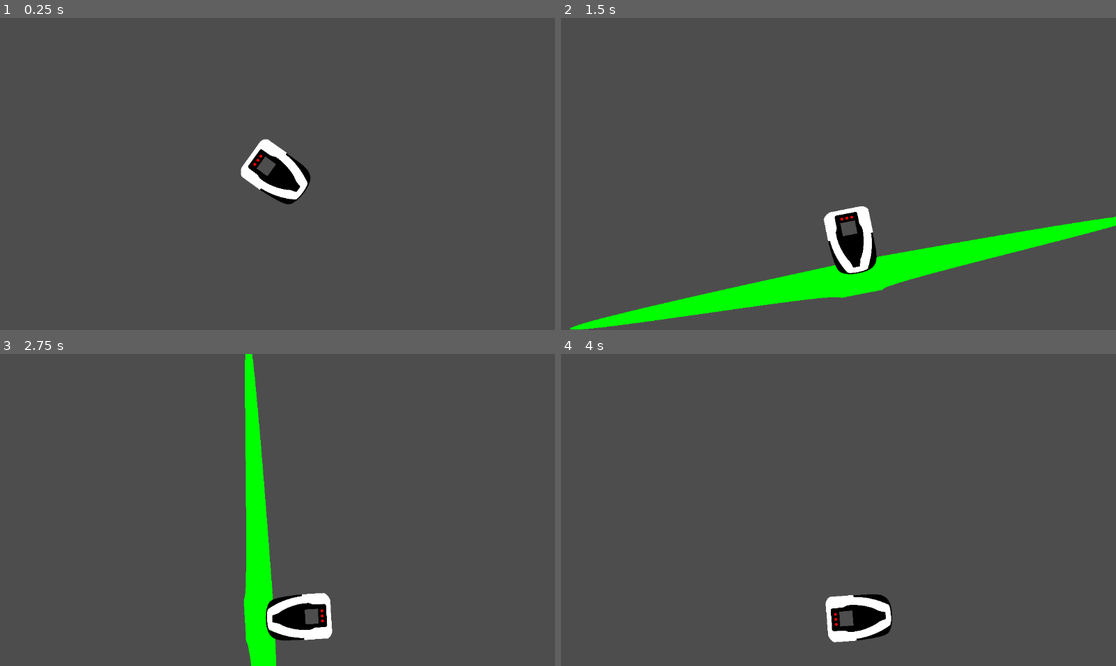
Above: before the commit, frames 1-4 (two rows, left to right).
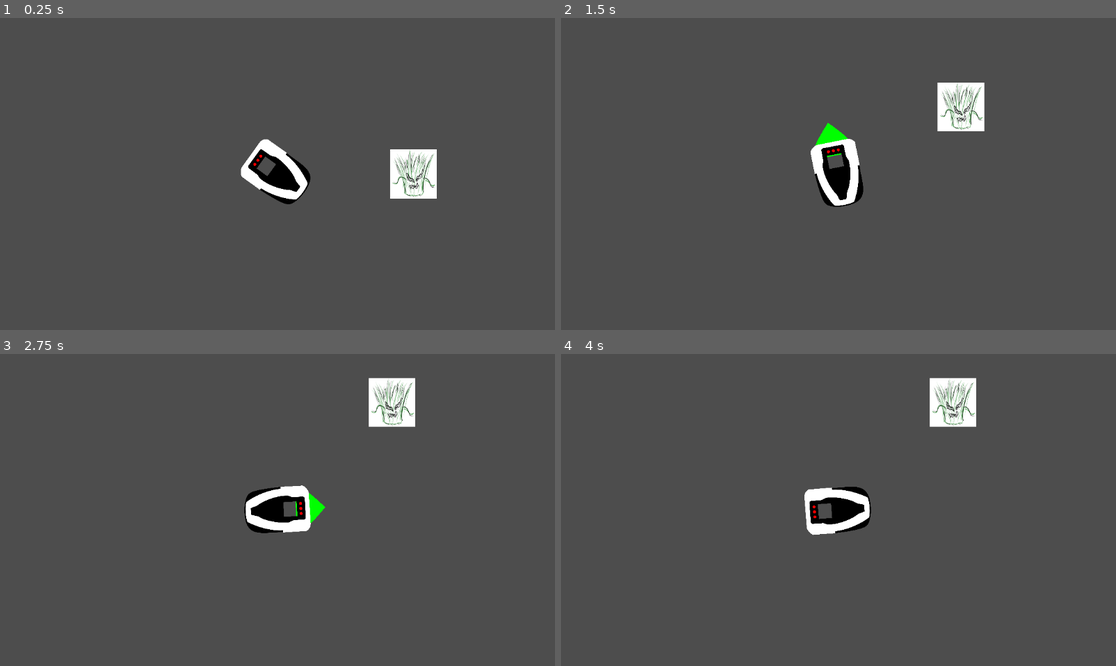
Above: after the commit, the same moments.

Repository: Phistomevel/LameJam
Game: Godot game, scene res://TitleScene.tscn
Same seed, same stepped clock (60 frames per second), same inputs: the game is played once before the commit and once after it.
Inputs:
- Up to frame 1 (0.25 s): no input
- Up to frame 2 (1.5 s): hold Shift 0.53-1.28 s; tap Shift at 1.35 s
- Up to frame 3 (2.75 s): hold Shift from 2.03 s (still down)
- Up to frame 4 (4 s): release Shift at 2.78 s; tap Shift at 2.85 s; hold Shift from 3.53 s (still down)

The runs differ from the first frame. In frame 1, 1.3% of the frame differs, in the area x 70-79%, y 42-58%; in frame 2, 11%, in the area x 1-100%, y 20-100%; in frame 3, 7.5%; in frame 4, 4.3%.

Commit message:
bruh moment

Diff:
--- /dev/null
+++ b/GrassEnemy.gd
@@ -0,0 +1,11 @@
+extends Node2D
+
+
+# Called when the node enters the scene tree for the first time.
+func _ready():
+	pass # Replace with function body.
+
+
+# Called every frame. 'delta' is the elapsed time since the previous frame.
+func _process(delta):
+	pass
--- /dev/null
+++ b/LawnmoverCollider.gd
@@ -0,0 +1,17 @@
+extends Area2D
+
+
+# Called when the node enters the scene tree for the first time.
+func _ready():
+	pass # Replace with function body.
+
+
+func area_entered(other):
+	print("heyooo")
+	if get_parent().is_dashing:
+		print("heyoo")
+	pass
+
+# Called every frame. 'delta' is the elapsed time since the previous frame.
+func _process(delta):
+	pass
--- a/TitleScene.tscn
+++ b/TitleScene.tscn
@@ -1,24 +1,30 @@
-[gd_scene load_steps=6 format=3 uid="uid://cwo4b1qya8p6k"]
+[gd_scene load_steps=9 format=3 uid="uid://cwo4b1qya8p6k"]
 
 [ext_resource type="Script" path="res://lawnmower.gd" id="1_gu7k5"]
 [ext_resource type="Script" path="res://trail.gd" id="2_b1mrj"]
 [ext_resource type="Texture2D" uid="uid://b3ba8e8ni1dn0" path="res://lawnmower.png" id="2_qs8uo"]
+[ext_resource type="Script" path="res://GrassEnemy.gd" id="5_lhfe0"]
+[ext_resource type="Texture2D" uid="uid://bliufeg2okvu2" path="res://GrassEnemy.png" id="6_kmjs7"]
 
 [sub_resource type="Curve" id="Curve_abg3f"]
-_data = [Vector2(0, 0), 0.0, 90.0, 0, 0, Vector2(1, 0.984906), 0.984906, 0.0, 1, 0]
+_data = [Vector2(0, 0), 0.0, 1.4, 0, 0, Vector2(1, 1), 0.0, 0.0, 0, 0]
 point_count = 2
 
 [sub_resource type="RectangleShape2D" id="RectangleShape2D_6l6ta"]
-size = Vector2(0.9, 5.81667)
+size = Vector2(8.93333, 5.81667)
+
+[sub_resource type="RectangleShape2D" id="RectangleShape2D_br71k"]
+size = Vector2(6.4, 6.73333)
 
 [node name="Node2D" type="Node2D"]
 scale = Vector2(15, 15)
 
-[node name="Camera2D" type="Camera2D" parent="."]
-
 [node name="Lawnmower" type="Node2D" parent="."]
 scale = Vector2(0.01, 0.01)
 script = ExtResource("1_gu7k5")
+
+[node name="Camera2D" type="Camera2D" parent="Lawnmower"]
+scale = Vector2(100, 100)
 
 [node name="Line2D" type="Line2D" parent="Lawnmower"]
 rotation = 1.5708
@@ -32,9 +38,21 @@
 scale = Vector2(100, 100)
 
 [node name="CollisionShape2D" type="CollisionShape2D" parent="Lawnmower/Area2D"]
-position = Vector2(-1.73333, 0)
 shape = SubResource("RectangleShape2D_6l6ta")
 
 [node name="Sprite2D" type="Sprite2D" parent="Lawnmower"]
 rotation = 1.5708
 texture = ExtResource("2_qs8uo")
+
+[node name="GrassEnemy" type="Node2D" parent="."]
+position = Vector2(18.825, 0)
+script = ExtResource("5_lhfe0")
+
+[node name="Sprite2D" type="Sprite2D" parent="GrassEnemy"]
+scale = Vector2(0.03, 0.03)
+texture = ExtResource("6_kmjs7")
+
+[node name="Area2D" type="Area2D" parent="GrassEnemy"]
+
+[node name="CollisionShape2D" type="CollisionShape2D" parent="GrassEnemy/Area2D"]
+shape = SubResource("RectangleShape2D_br71k")
--- a/lawnmower.gd
+++ b/lawnmower.gd
@@ -6,11 +6,13 @@
 @export var DashCooldownLength: float = 4
 
 var dash
+var isDashing
 var dashCooldown
 # Called when the node enters the scene tree for the first time.
 func _ready():
 	dashCooldown = DashCooldownLength
 	dash = 0
+	isDashing = false
 	pass # Replace with function body.
 
 
@@ -18,11 +20,13 @@
 func _process(delta):
 	if Input.is_key_pressed(KEY_SHIFT) && dashCooldown > DashCooldownLength:
 		dash = DashLength
+		isDashing = true
 		dashCooldown = 0
 	if dash > 0:
 		dash = dash - delta
 		position = position + delta * Vector2(  cos(rotation) , sin(rotation)) * DashSpeed
 	else:
+		isDashing = false
 		rotate(2.5*delta)
 		dashCooldown += delta
 	pass
--- a/trail.gd
+++ b/trail.gd
@@ -25,10 +25,9 @@
 		dashCooldown = 0
 	if dash > 0:
 		dash = dash - delta
-		add_point(Vector2(0, -dash*5),0)
+		add_point(Vector2(0, 10-dash*5),0)
 	else:
 		dashCooldown += delta
-		print(points.size())
 		if points.size() >=1:
 			remove_point(0)
 	pass
Binary file added: GrassEnemy.png
Not shown, added: GrassEnemy.png.import
